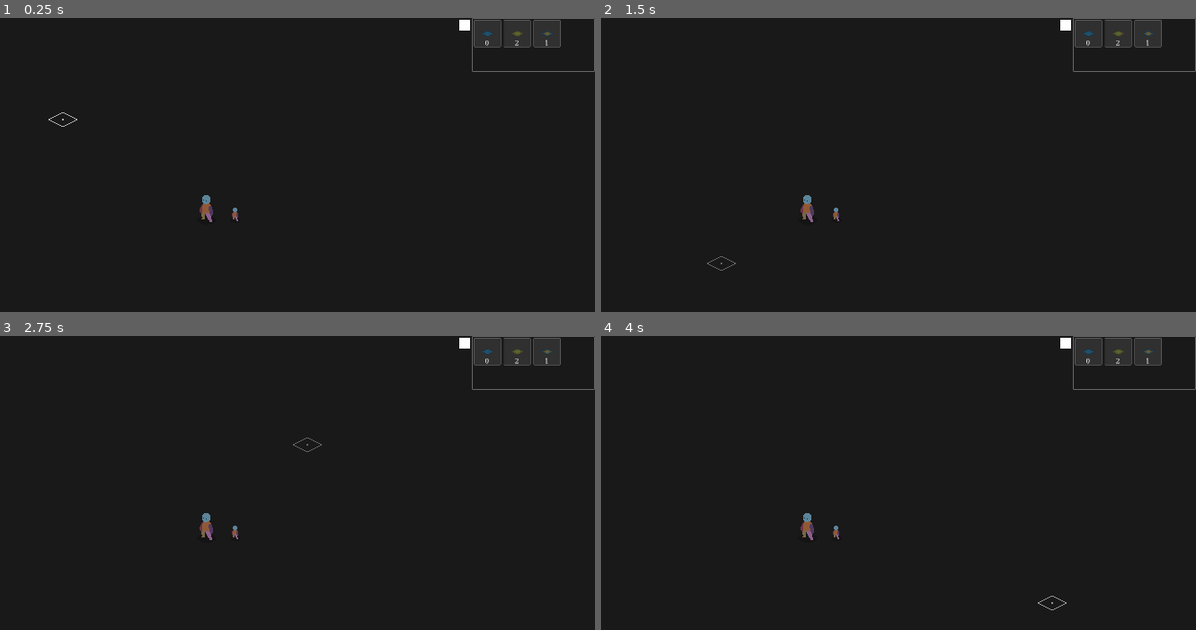
Above: before the commit, frames 1-4 (two rows, left to right).
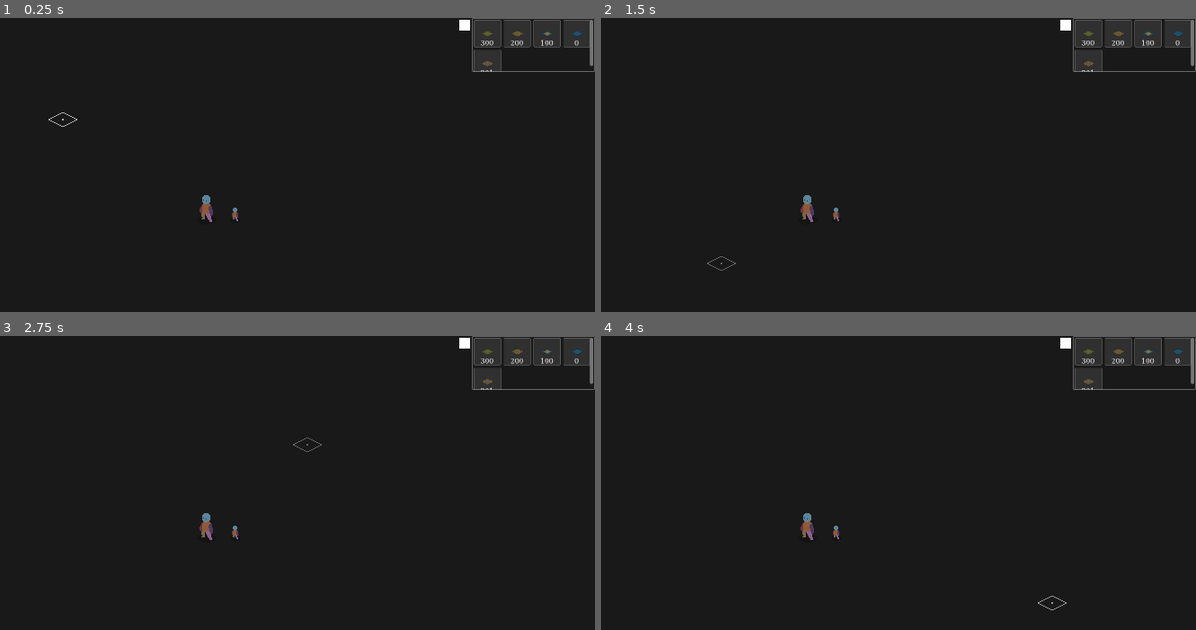
Above: after the commit, the same moments.

Repository: airoad/alive_iso_g
Game: Godot game, scene res://scene/main.tscn
Two runs of this game, one before a commit and one after it. Both use one fixed random seed, a clock stepped at 60 frames per second and the inputs below.
Inputs (mouse positions are in pixels of both pictures, inside the frame that each line leads up to):
- Up to frame 1 (0.25 s): no input
- Up to frame 2 (1.5 s): tap Enter at 0.5 s; move the mouse to (993, 200) at 0.52 s; press the mouse at (993, 200) at 0.53 s; release the mouse at (993, 200) at 1.25 s; drag from (690, 241) to (803, 300) at 1.27 s
- Up to frame 3 (2.75 s): move the mouse to (309, 450) at 2.02 s; hold Mouse wheel up (wheel) from 2.03 s (still down); click (309, 450) at 2.17 s
- Up to frame 4 (4 s): release Mouse wheel up (wheel) at 2.75 s; tap Space at 2.75 s; drag from (803, 618) to (618, 477) at 2.77 s; tap Enter at 3.5 s; move the mouse to (1053, 597) at 3.52 s; hold Shift (shift) from 3.53 s (still down); click (1053, 597) at 3.67 s

The runs differ from the first frame. In frame 1, 0.3% of the frame differs, in the area x 79-100%, y 0-19%; in frame 2, 0.3%; in frame 3, 0.3%; in frame 4, 0.3%.
Error in both runs: Invalid access to property or key 'button_index' on a base object of type 'InputEventKey'. (res://script/mgr_input.gd:41)

Commit message:
融合方案之前保存

Diff:
--- a/script/mgr_tilemap_v3.gd
+++ b/script/mgr_tilemap_v3.gd
@@ -11,6 +11,7 @@
 var vtml: TileMapLayer = null
 var area_start_cc
 var area_end_cc
+const SID_CAPACITY = 100
 
 func _ready() -> void:
 	# 连接信号
@@ -80,6 +81,7 @@
 			update_visual_cell(wcc)
 			return
 		else:
+			print("0")
 			return
 	elif used_ncc_sid_arr.size() == 1:
 		var nsid = used_ncc_sid_arr[0]
@@ -89,22 +91,29 @@
 				update_visual_cell(wcc)
 				return
 			else:
+				print("1")
 				return
 		else:
 			if used_suround_ncc_dic.size() == 4:
-				if nsid == sid - 1 or nsid == sid:
+				var nsid_str = str(nsid)[0]
+				var sid_str = str(sid)[0]
+				if int(nsid_str) == int(sid_str) - 1 or nsid == sid:
 					wtml.set_cell(wcc,sid,Vector2i.ZERO,0)
 					update_visual_cell(wcc)
 					return
 				else:
+					print("2")
 					return
 	elif used_ncc_sid_arr.size() >= 2:
 		for nsid in used_ncc_sid_arr:
-			if nsid > sid or nsid < sid - 1:
+			var nsid_str = str(nsid)[0]
+			var sid_str = str(sid)[0]
+			if nsid > sid or int(sid_str) - int(nsid_str) > 1:
+				print("3")
 				return
 		for nsid in used_ncc_sid_arr:
 			if used_suround_ncc_dic.size() == 4:
-				if nsid <= sid - 1:
+				if nsid <= sid - SID_CAPACITY:
 					wtml.set_cell(wcc,sid,Vector2i.ZERO,0)
 					update_visual_cell(wcc)
 					return
@@ -147,7 +156,7 @@
 
 	var used_ncc_dic = TilemapUtils.get_used_neighbors(wcc,wtml)
 	if sid != 0:
-		wtml.set_cell(wcc,sid-1,Vector2i.ZERO,0)
+		wtml.set_cell(wcc,sid - SID_CAPACITY,Vector2i.ZERO,0)
 	var used_nvcc = TilemapUtils.get_all_used_nvcc(used_ncc_dic)
 	for vcc in vcc_arr:
 		if not used_nvcc.has(vcc):
@@ -165,4 +174,4 @@
 		var vac = vtml.get_cell_atlas_coords(vcc)
 		if vac.y == 15:
 			vac.y = 14
-			vtml.set_cell(vcc,sid-1,vac,aid)
+			vtml.set_cell(vcc,sid - SID_CAPACITY,vac,aid)
--- a/tileset/single_set.tres
+++ b/tileset/single_set.tres
@@ -1,14 +1,10 @@
-[gd_resource type="TileSet" load_steps=9 format=3 uid="uid://dmcd1pvpfky6r"]
+[gd_resource type="TileSet" load_steps=11 format=3 uid="uid://dmcd1pvpfky6r"]
 
 [ext_resource type="Texture2D" uid="uid://c1axvebwsnbte" path="res://tileset_texture/0.png" id="1_wq25f"]
-[ext_resource type="Texture2D" uid="uid://xeg4pryny5es" path="res://tileset_texture/1.png" id="2_nmild"]
-[ext_resource type="Texture2D" uid="uid://dh7wsj2bt0741" path="res://tileset_texture/2.png" id="3_gx3pa"]
-
-[sub_resource type="TileMapPattern" id="TileMapPattern_bue30"]
-tile_data = PackedInt32Array(0, 196610, 0, 65536, 131074, 1, 131072, 131074, 0, 1, 196610, 1, 65537, 131074, 3, 131073, 65538, 1, 2, 2, 0, 65538, 2, 1, 131074, 65538, 0)
-
-[sub_resource type="TileMapPattern" id="TileMapPattern_rqa24"]
-tile_data = PackedInt32Array(0, 0, 3, 65536, 0, 1, 131072, 196608, 2, 1, 65536, 1, 65537, 131074, 3, 131073, 196608, 1, 2, 65536, 3, 65538, 131072, 1, 131074, 131072, 2)
+[ext_resource type="Texture2D" uid="uid://xeg4pryny5es" path="res://tileset_texture/100.png" id="2_wq25f"]
+[ext_resource type="Texture2D" uid="uid://dh7wsj2bt0741" path="res://tileset_texture/300.png" id="3_gx3pa"]
+[ext_resource type="Texture2D" uid="uid://br5qh0l2e8xm7" path="res://tileset_texture/200.png" id="3_nmild"]
+[ext_resource type="Texture2D" uid="uid://djoqhb5jdpxoq" path="res://tileset_texture/201.png" id="4_nmild"]
 
 [sub_resource type="TileSetAtlasSource" id="TileSetAtlasSource_3nu22"]
 texture = ExtResource("1_wq25f")
@@ -47,7 +43,7 @@
 1:15/0 = 0
 
 [sub_resource type="TileSetAtlasSource" id="TileSetAtlasSource_gl18s"]
-texture = ExtResource("2_nmild")
+texture = ExtResource("2_wq25f")
 texture_region_size = Vector2i(32, 16)
 0:0/0 = 0
 0:1/0 = 0
@@ -80,6 +76,78 @@
 1:12/0 = 0
 1:13/0 = 0
 1:14/0 = 0
+1:15/0 = 0
+
+[sub_resource type="TileSetAtlasSource" id="TileSetAtlasSource_11g3t"]
+texture = ExtResource("3_nmild")
+texture_region_size = Vector2i(32, 16)
+0:0/0 = 0
+1:0/0 = 0
+1:1/0 = 0
+1:2/0 = 0
+1:3/0 = 0
+0:3/0 = 0
+0:2/0 = 0
+0:1/0 = 0
+0:4/0 = 0
+0:5/0 = 0
+0:6/0 = 0
+1:4/0 = 0
+1:5/0 = 0
+1:6/0 = 0
+1:7/0 = 0
+0:8/0 = 0
+0:9/0 = 0
+0:10/0 = 0
+0:7/0 = 0
+0:11/0 = 0
+1:9/0 = 0
+1:8/0 = 0
+1:10/0 = 0
+1:11/0 = 0
+1:12/0 = 0
+1:13/0 = 0
+0:12/0 = 0
+0:13/0 = 0
+0:14/0 = 0
+1:14/0 = 0
+0:15/0 = 0
+1:15/0 = 0
+
+[sub_resource type="TileSetAtlasSource" id="TileSetAtlasSource_gx3pa"]
+texture = ExtResource("4_nmild")
+texture_region_size = Vector2i(32, 16)
+0:0/0 = 0
+1:0/0 = 0
+1:1/0 = 0
+0:1/0 = 0
+0:2/0 = 0
+1:2/0 = 0
+1:3/0 = 0
+0:3/0 = 0
+0:4/0 = 0
+1:4/0 = 0
+1:5/0 = 0
+0:5/0 = 0
+0:6/0 = 0
+1:6/0 = 0
+1:7/0 = 0
+0:7/0 = 0
+0:8/0 = 0
+0:9/0 = 0
+1:9/0 = 0
+1:8/0 = 0
+1:10/0 = 0
+0:10/0 = 0
+0:11/0 = 0
+1:11/0 = 0
+1:12/0 = 0
+0:12/0 = 0
+0:13/0 = 0
+1:13/0 = 0
+1:14/0 = 0
+0:14/0 = 0
+0:15/0 = 0
 1:15/0 = 0
 
 [sub_resource type="TileSetAtlasSource" id="TileSetAtlasSource_wq25f"]
@@ -122,17 +190,8 @@
 tile_shape = 1
 tile_layout = 4
 tile_size = Vector2i(32, 16)
-terrain_set_0/mode = 0
-terrain_set_0/terrain_0/name = "Terrain 0"
-terrain_set_0/terrain_0/color = Color(0.5, 0.34375, 0.25, 1)
-terrain_set_0/terrain_1/name = "Terrain 1"
-terrain_set_0/terrain_1/color = Color(0.5, 0.4375, 0.25, 1)
-terrain_set_0/terrain_2/name = "Terrain 2"
-terrain_set_0/terrain_2/color = Color(0.46875, 0.5, 0.25, 1)
-terrain_set_0/terrain_3/name = "Terrain 3"
-terrain_set_0/terrain_3/color = Color(0.375, 0.5, 0.25, 1)
 sources/0 = SubResource("TileSetAtlasSource_3nu22")
-sources/1 = SubResource("TileSetAtlasSource_gl18s")
-sources/2 = SubResource("TileSetAtlasSource_wq25f")
-pattern_0 = SubResource("TileMapPattern_bue30")
-pattern_1 = SubResource("TileMapPattern_rqa24")
+sources/100 = SubResource("TileSetAtlasSource_gl18s")
+sources/300 = SubResource("TileSetAtlasSource_wq25f")
+sources/200 = SubResource("TileSetAtlasSource_11g3t")
+sources/201 = SubResource("TileSetAtlasSource_gx3pa")
Binary file removed: source_id_icon/1.png
Binary file added: source_id_icon/100.png
Not shown, added: source_id_icon/100.png.import
Binary file added: source_id_icon/200.png
Not shown, changed: source_id_icon/200.png.import
Binary file added: source_id_icon/201.png
Not shown, changed: source_id_icon/201.png.import
Renamed: source_id_icon/2.png -> source_id_icon/300.png
Not shown, changed: source_id_icon/300.png.import
Binary file removed: tileset_texture/1.png
Binary file added: tileset_texture/100.png
Not shown, changed: tileset_texture/100.png.import
(and 7 more such lines)
